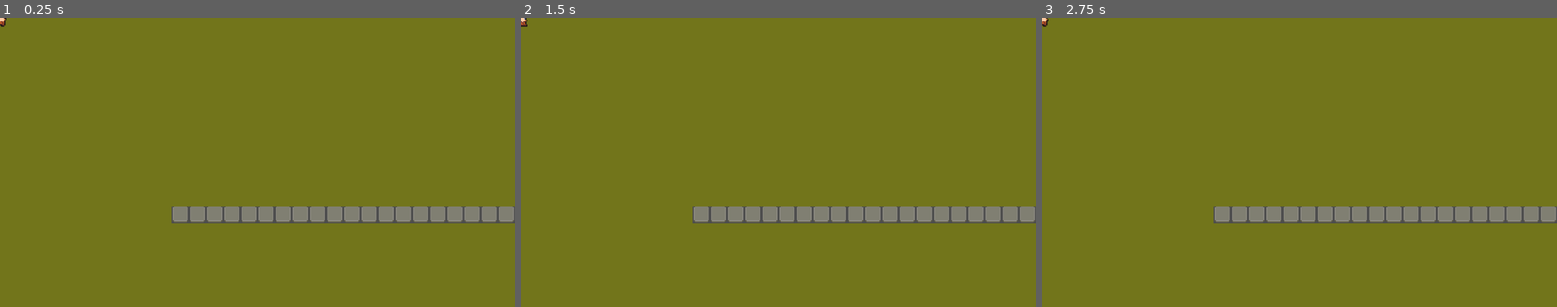
Above: before the commit, frames 1-3 (left to right).
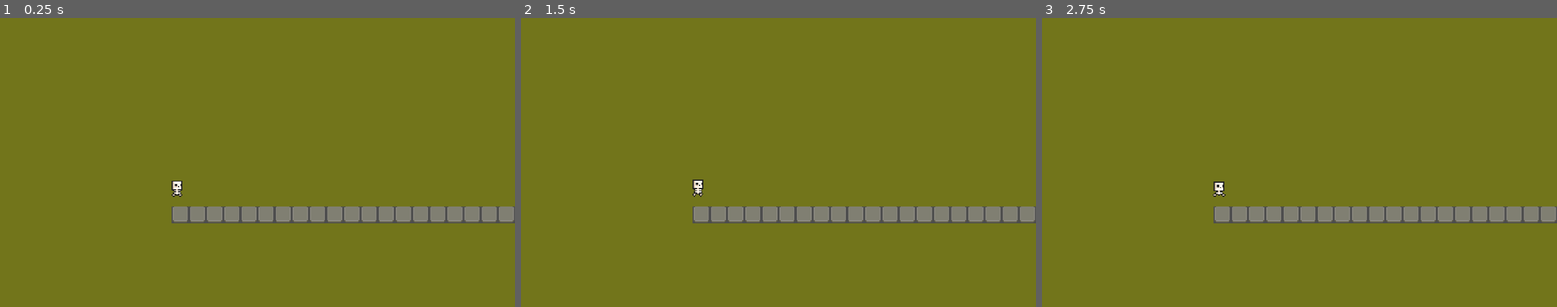
Above: after the commit, the same moments.

Repository: damianhaq/game2
Game: Godot game, scene res://scenes/game.tscn
Same seed, same stepped clock (60 frames per second), same inputs: the game is played once before the commit and once after it.
Inputs:
- Up to frame 1 (0.25 s): no input
- Up to frame 2 (1.5 s): tap Enter at 0.5 s
- Up to frame 3 (2.75 s): no input

The runs differ from the first frame. In frame 1, 0.1% of the frame differs, in the area x 0-36%, y 0-62%; in frame 2, 0.1%; in frame 3, 0.1%.

Commit message:
basic palyer and map

Diff:
--- a/scenes/game.tscn
+++ b/scenes/game.tscn
@@ -2610,3 +2610,4 @@
 tile_set = SubResource("TileSet_bdar4")
 
 [node name="Player" parent="." instance=ExtResource("2_7x2m4")]
+position = Vector2(165, 158)
--- a/scenes/player.tscn
+++ b/scenes/player.tscn
@@ -1,87 +1,55 @@
-[gd_scene load_steps=12 format=3 uid="uid://cbwlh28prtook"]
+[gd_scene load_steps=8 format=3 uid="uid://dj15xwwo0m3e8"]
 
 [ext_resource type="Texture2D" uid="uid://dgda7ifsvpfxk" path="res://assets/BigSpritev7.png" id="1_4brmk"]
 
-[sub_resource type="CapsuleShape2D" id="CapsuleShape2D_bahqd"]
-radius = 6.0
-height = 18.0
+[sub_resource type="CapsuleShape2D" id="CapsuleShape2D_spxb5"]
+radius = 5.0
+height = 14.0
 
-[sub_resource type="AtlasTexture" id="AtlasTexture_l4tvr"]
+[sub_resource type="AtlasTexture" id="AtlasTexture_g6osm"]
 atlas = ExtResource("1_4brmk")
-region = Rect2(0, 928, 16, 32)
+region = Rect2(0, 192, 16, 32)
 
-[sub_resource type="AtlasTexture" id="AtlasTexture_bawmy"]
+[sub_resource type="AtlasTexture" id="AtlasTexture_vlvri"]
 atlas = ExtResource("1_4brmk")
-region = Rect2(16, 928, 16, 32)
+region = Rect2(16, 192, 16, 32)
 
-[sub_resource type="AtlasTexture" id="AtlasTexture_vqhgq"]
+[sub_resource type="AtlasTexture" id="AtlasTexture_e4aas"]
 atlas = ExtResource("1_4brmk")
-region = Rect2(32, 928, 16, 32)
+region = Rect2(32, 192, 16, 32)
 
-[sub_resource type="AtlasTexture" id="AtlasTexture_rwelc"]
+[sub_resource type="AtlasTexture" id="AtlasTexture_f6nmq"]
 atlas = ExtResource("1_4brmk")
-region = Rect2(48, 928, 16, 32)
+region = Rect2(48, 192, 16, 32)
 
-[sub_resource type="AtlasTexture" id="AtlasTexture_xpvvj"]
-atlas = ExtResource("1_4brmk")
-region = Rect2(64, 928, 16, 32)
-
-[sub_resource type="AtlasTexture" id="AtlasTexture_cdqri"]
-atlas = ExtResource("1_4brmk")
-region = Rect2(80, 928, 16, 32)
-
-[sub_resource type="AtlasTexture" id="AtlasTexture_md76y"]
-atlas = ExtResource("1_4brmk")
-region = Rect2(96, 928, 16, 32)
-
-[sub_resource type="AtlasTexture" id="AtlasTexture_0x6em"]
-atlas = ExtResource("1_4brmk")
-region = Rect2(112, 928, 16, 32)
-
-[sub_resource type="SpriteFrames" id="SpriteFrames_op1xv"]
+[sub_resource type="SpriteFrames" id="SpriteFrames_sc257"]
 animations = [{
 "frames": [{
 "duration": 1.0,
-"texture": SubResource("AtlasTexture_l4tvr")
+"texture": SubResource("AtlasTexture_g6osm")
 }, {
 "duration": 1.0,
-"texture": SubResource("AtlasTexture_bawmy")
+"texture": SubResource("AtlasTexture_vlvri")
 }, {
 "duration": 1.0,
-"texture": SubResource("AtlasTexture_vqhgq")
+"texture": SubResource("AtlasTexture_e4aas")
 }, {
 "duration": 1.0,
-"texture": SubResource("AtlasTexture_rwelc")
+"texture": SubResource("AtlasTexture_f6nmq")
 }],
 "loop": true,
 "name": &"idle",
-"speed": 7.0
-}, {
-"frames": [{
-"duration": 1.0,
-"texture": SubResource("AtlasTexture_xpvvj")
-}, {
-"duration": 1.0,
-"texture": SubResource("AtlasTexture_cdqri")
-}, {
-"duration": 1.0,
-"texture": SubResource("AtlasTexture_md76y")
-}, {
-"duration": 1.0,
-"texture": SubResource("AtlasTexture_0x6em")
-}],
-"loop": true,
-"name": &"run",
-"speed": 7.0
+"speed": 5.0
 }]
 
 [node name="Player" type="CharacterBody2D"]
 
 [node name="CollisionShape2D" type="CollisionShape2D" parent="."]
-shape = SubResource("CapsuleShape2D_bahqd")
+shape = SubResource("CapsuleShape2D_spxb5")
 
 [node name="AnimatedSprite2D" type="AnimatedSprite2D" parent="."]
-position = Vector2(0, -8)
-sprite_frames = SubResource("SpriteFrames_op1xv")
-animation = &"run"
+position = Vector2(0, -7)
+sprite_frames = SubResource("SpriteFrames_sc257")
+animation = &"idle"
 autoplay = "idle"
+frame_progress = 0.720645
Not shown: 1 places in scenes/game.tscn that only renumber resources
